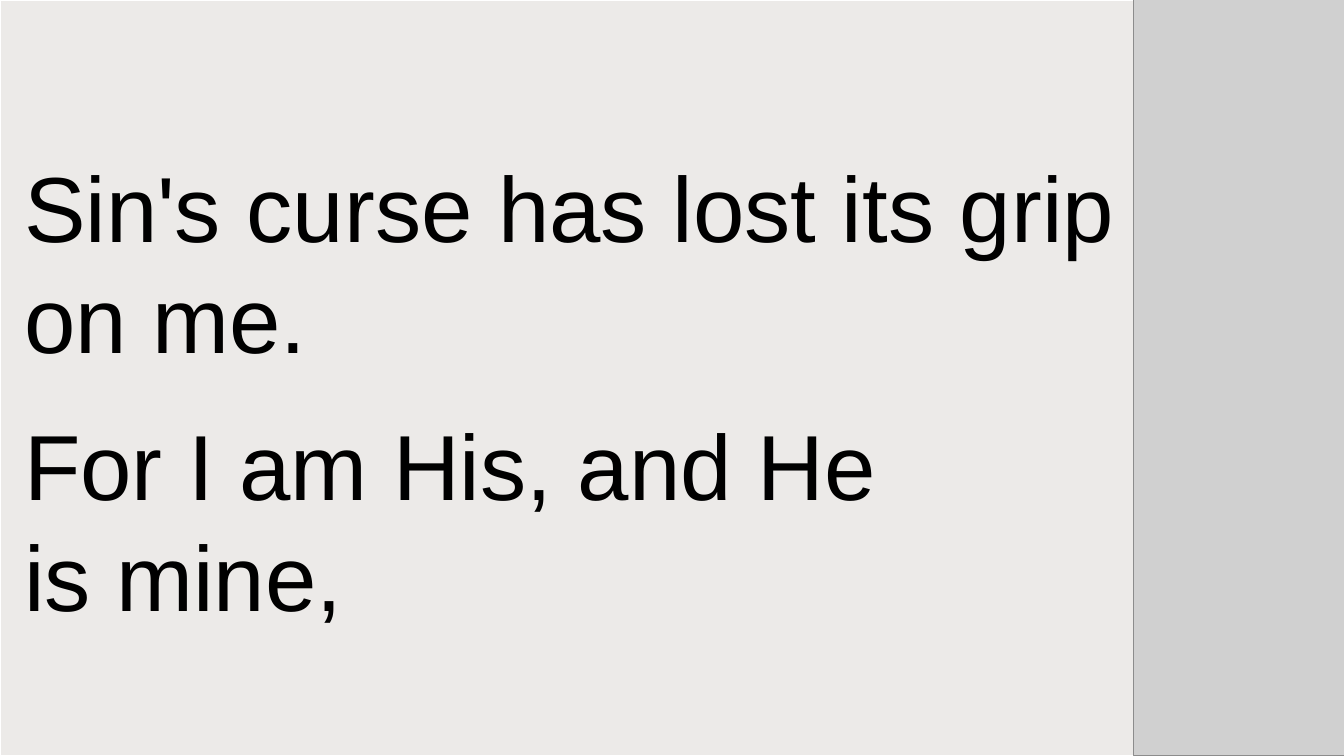
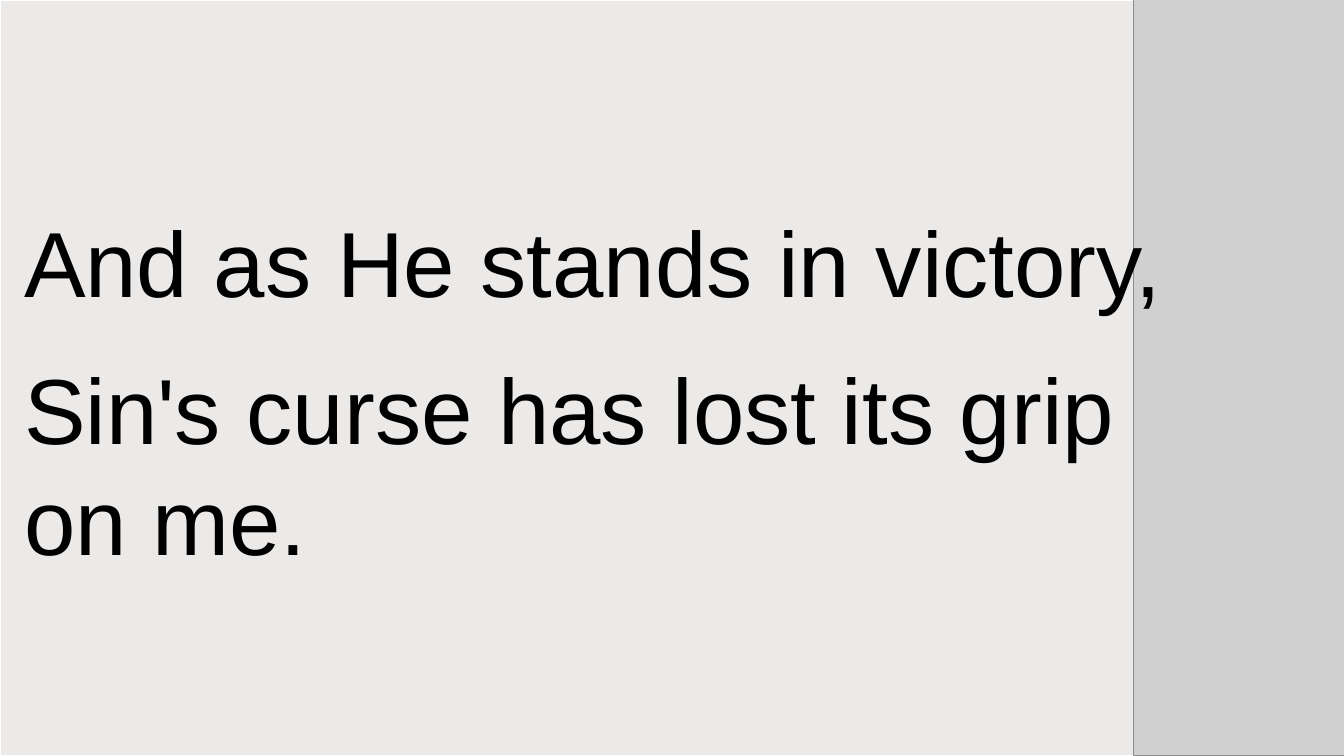
Before and after one commit to gwfrench164-collab/worship_slides, a slide deck: slide 114 of dev_out/decks/songs_test.pptx (slide 113 before the commit). Drawn at 1344x756 pixels with LibreOffice and Linux fonts; fonts in the diff are those of the drawing; grey boxes stand for pictures. Boxes give left, top, right and bottom in pixels: in the first picture for what was removed or moved away, otherwise in the second. Text is boxed around its words. In the diff, an @@ line names an element or a change of style, - is before the commit and + after.

```diff
--- a/dev_out/decks/songs_test.pptx
+++ b/dev_out/decks/songs_test.pptx
@@ text at (24,224,1162,314): paragraph added @@
+And as He stands in victory,
@@ text at (24,377,1114,461): more space between paragraphs @@
@@ text at (24,433,875,623): paragraphs removed @@
-For I am His, and He
-is mine,
```
Also in this commit, not shown: 28 other slides changed, 8 slides added, 4 slides removed, 18 other files.
